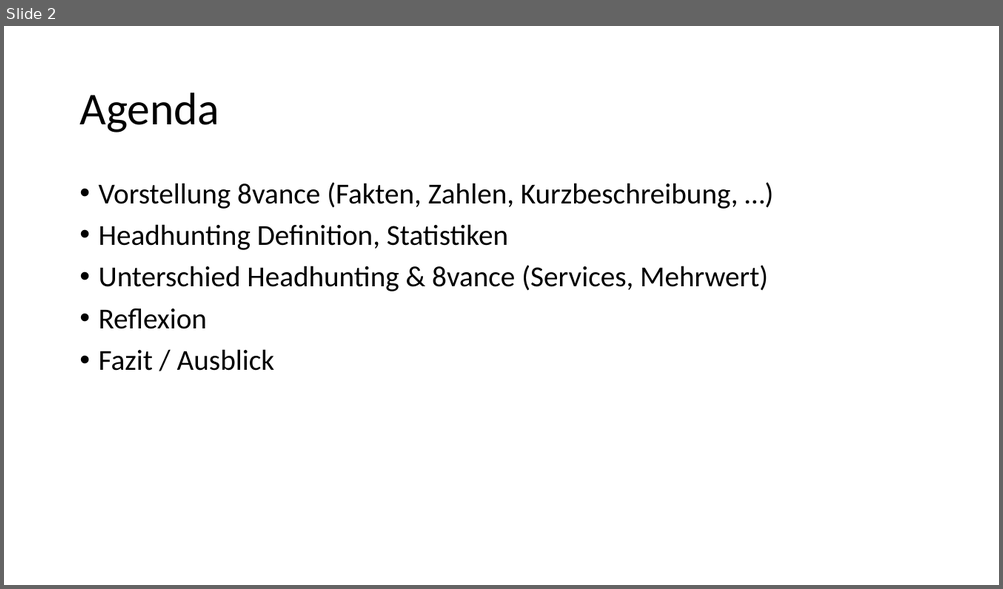
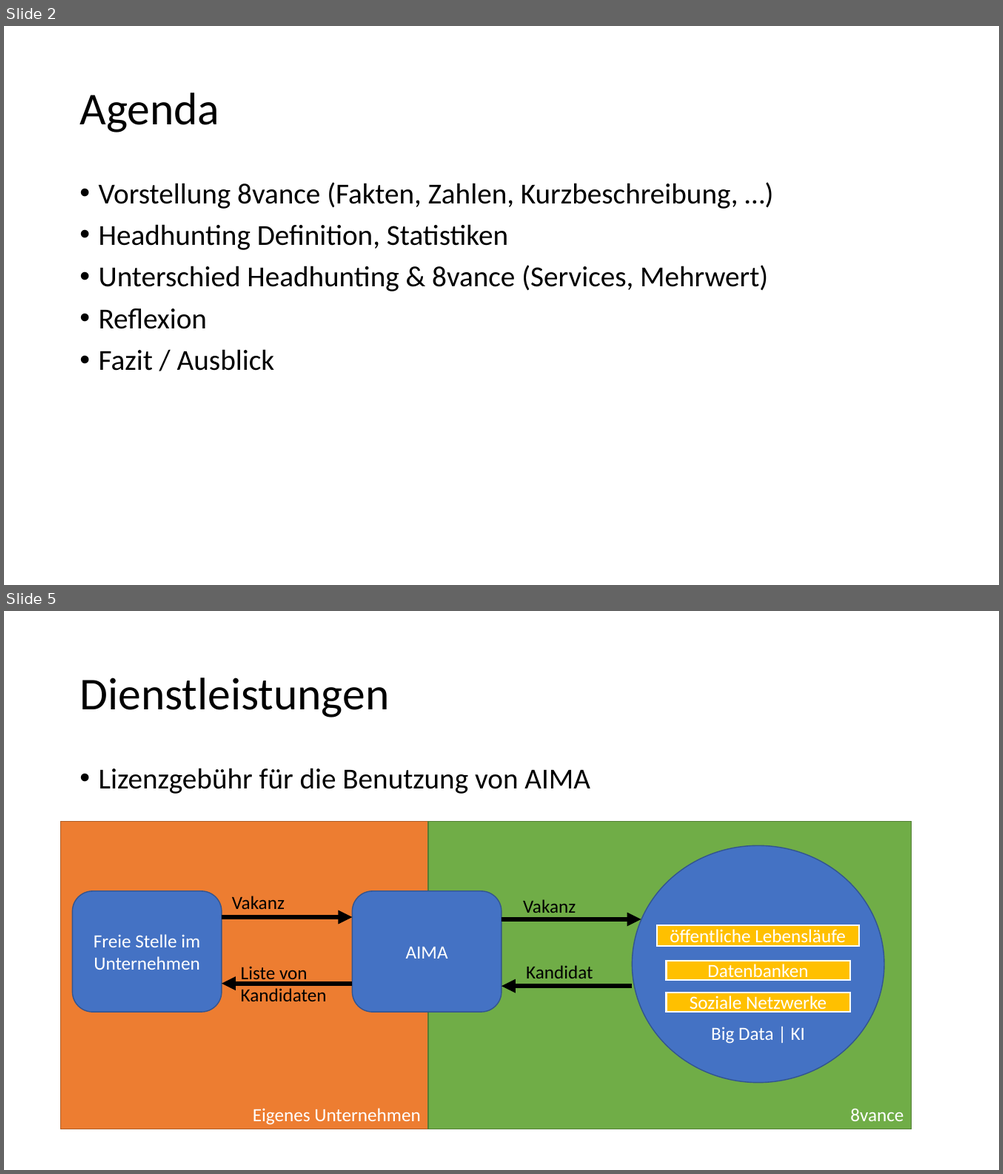
Before and after one commit to Fewa93/8vance, a slide deck: 8vance.pptx. Shown one above the other, each under a label of ours: slide 2 before the commit, slides 2 and 5 after it; the slides between them are not shown. The pictures are 1003x589 and 1003x1174 pixels, drawn with LibreOffice and Linux fonts; fonts in the diff are those of the drawing. Boxes give left, top, right and bottom in pixels: in the first picture for what was removed or moved away, otherwise in the second. Text is boxed around its words. In the diff, an @@ line names an element or a change of style, - is before the commit and + after.

Commit message:
Daten, Fakten und AIMA Folien hinzugefügt

```diff
--- a/8vance.pptx
+++ b/8vance.pptx
@@ slide 5 added at [4, 611, 999, 1170], background #FFFFFF @@
@@ title added at [79, 678, 389, 718], 44 pt, text #000000 @@
+Dienstleistungen
@@ text added at [99, 768, 590, 794], 28 pt, text #000000 @@
+• Lizenzgebühr für die Benutzung von AIMA
@@ rectangle added at [61, 821, 429, 1130], fill #ED7D31, outline #AF5C24 1 pt, 18 pt, text #FFFFFF @@
+Eigenes Unternehmen
@@ rectangle added at [428, 821, 910, 1130], fill #70AD47, outline #538035 1 pt, 18 pt, text #FFFFFF @@
+8vance
@@ ellipse added at [632, 846, 885, 1083], fill #4472C4, outline #325491 1 pt, 18 pt, text #FFFFFF @@
+Big Data | KI
@@ rounded rectangle added at [73, 891, 222, 1012], fill #4472C4, outline #325491 1 pt, 18 pt, text #FFFFFF @@
+Freie Stelle im Unternehmen
@@ text added at [232, 896, 284, 909], 18 pt, text #000000 @@
+Vakanz
@@ rounded rectangle added at [353, 891, 502, 1012], fill #4472C4, outline #325491 1 pt, 18 pt, text #FFFFFF @@
+AIMA
@@ arrow added from (222, 917) to (353, 917), #000000 4.5 pt @@
@@ arrow added from (502, 920) to (641, 920), #000000 4.5 pt @@
@@ text added at [523, 900, 575, 918], 18 pt, text #000000 @@
+Vakanz
@@ rectangle added at [657, 925, 859, 946], fill #FFC000, outline #FFFFFF 1.5 pt, 18 pt, text #FFFFFF @@
+öffentliche Lebensläufe
@@ text added at [526, 965, 592, 979], 18 pt, text #000000 @@
+Kandidat
@@ rectangle added at [666, 961, 849, 980], fill #FFC000, outline #FFFFFF 1.5 pt, 18 pt, text #FFFFFF @@
+Datenbanken
@@ arrow added from (353, 984) to (222, 984), #000000 4.5 pt @@
@@ text added at [241, 966, 327, 1002], 18 pt, text #000000 @@
+Liste von Kandidaten
@@ arrow added from (632, 986) to (502, 986), #000000 4.5 pt @@
@@ rectangle added at [666, 993, 849, 1012], fill #FFC000, outline #FFFFFF 1.5 pt, 18 pt, text #FFFFFF @@
+Soziale Netzwerke
```
Also in this commit, not shown: 1 slide changed, 2 other slides added, 2 other files.
